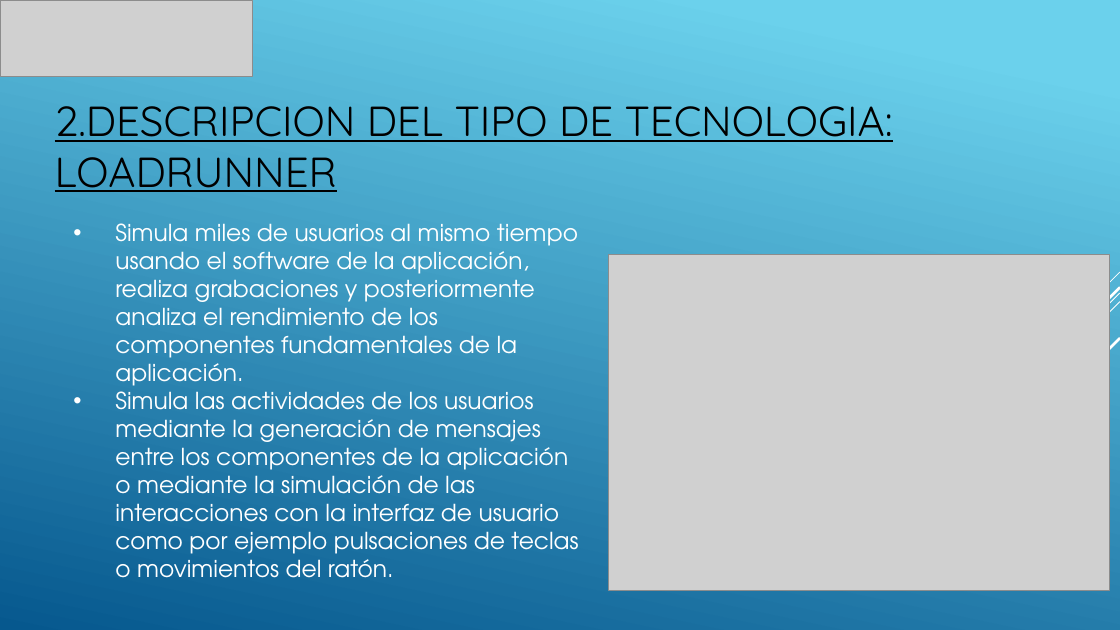
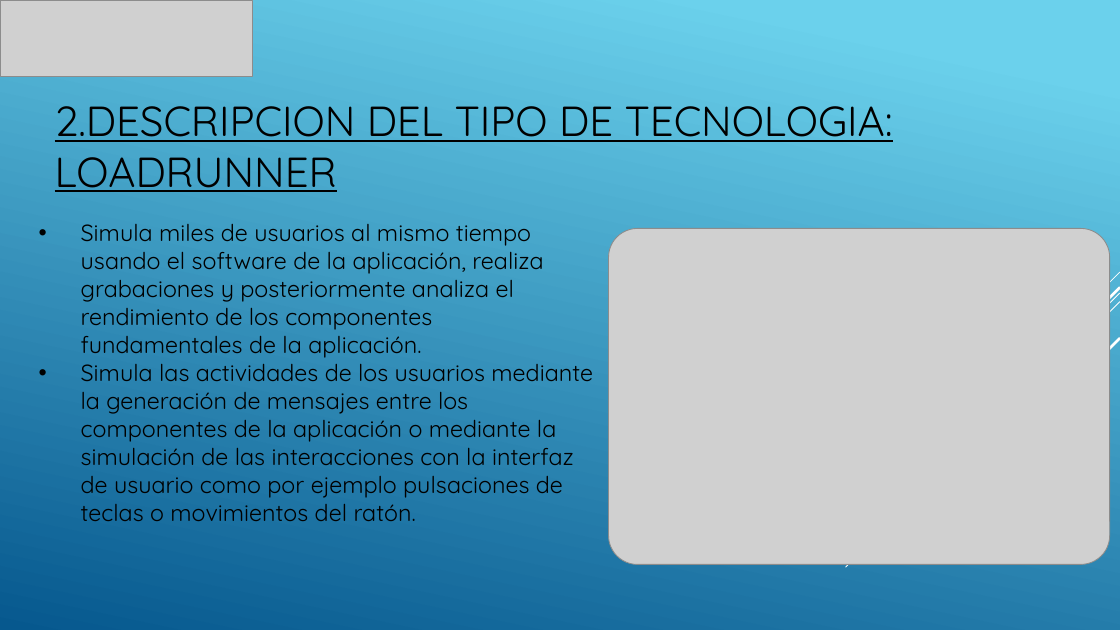
Before and after one commit to PedroISP/TG1, a slide deck: slide 7 of TG1_final.pptx. Drawn at 1120x630 pixels with LibreOffice and Linux fonts; fonts in the diff are those of the drawing; grey boxes stand for pictures. Boxes give left, top, right and bottom in pixels: in the first picture for what was removed or moved away, otherwise in the second. Text is boxed around its words. In the diff, an @@ line names an element or a change of style, - is before the commit and + after.

Commit message:
TG1 Finalizado
TG1 a entregar

```diff
--- a/TG1_final.pptx
+++ b/TG1_final.pptx
@@ text "Simula miles de usuarios al ..." moved from (x1=115, y1=223, x2=578, y2=578) to (x1=81, y1=224, x2=593, y2=521) @@
@@ text "Simula miles de usuarios al ..." at (x1=81, y1=224, x2=593, y2=521): font TeX Gyre Adventor to Quicksand, text colour #FFFFFF to #000000 @@
@@ picture moved from (x1=608, y1=255, x2=1110, y2=591) to (x1=608, y1=229, x2=1110, y2=565) @@
```
Also in this commit, not shown: 7 other slides changed, 4 slides added, 1 other file.
